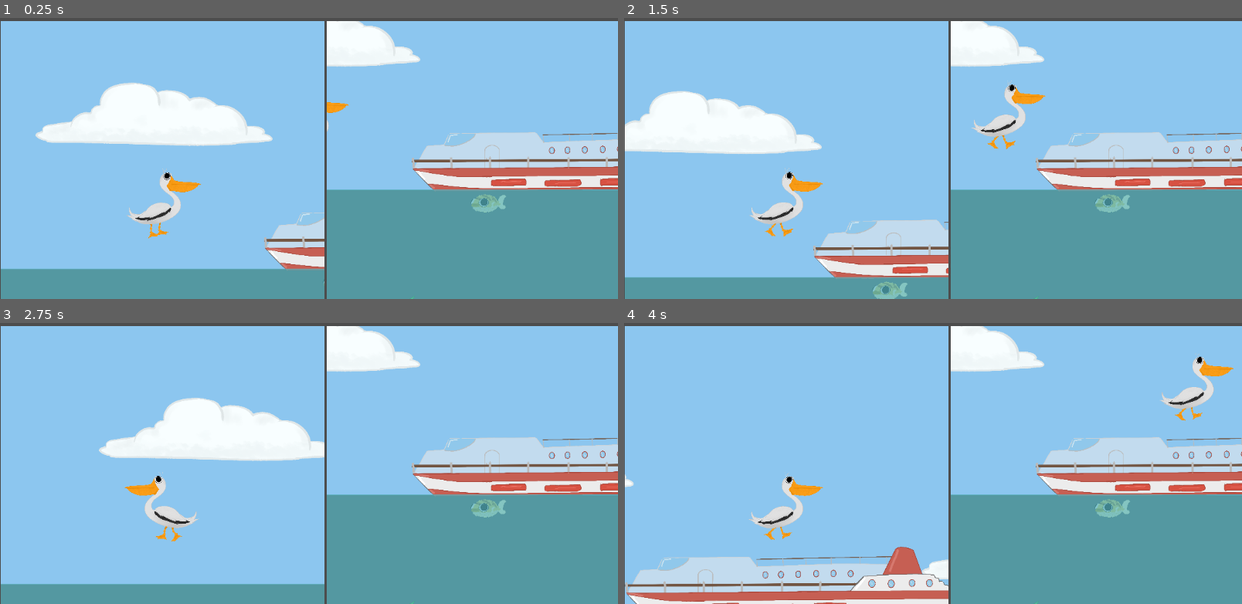
Above: before the commit, frames 1-4 (two rows, left to right).
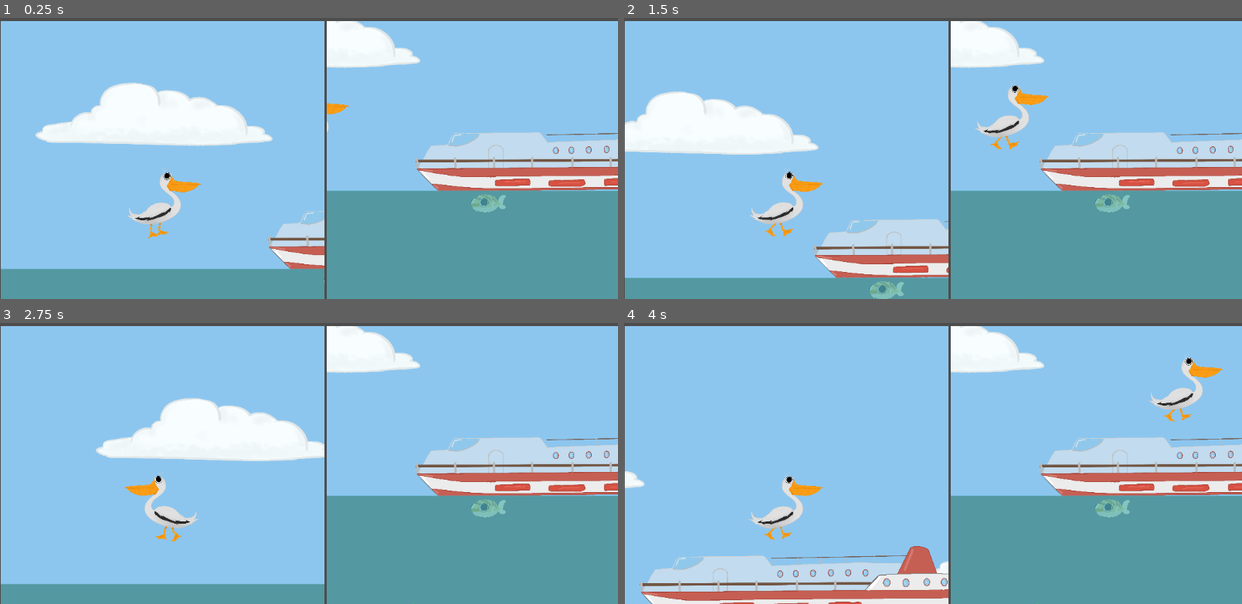
Above: after the commit, the same moments.

Repository: CISC204-S25/final-project-team-6
Game: Godot game, scene res://Game_scene.tscn
Two runs of this game, one before a commit and one after it. Both use one fixed random seed, a clock stepped at 60 frames per second and the inputs below. This scene is started directly instead of the project's main scene.
Inputs:
- Up to frame 1 (0.25 s): no input
- Up to frame 2 (1.5 s): tap Enter at 0.5 s; hold D (BirdRight) from 0.53 s (still down); tap E (BirdPickup) at 0.6 s; tap W (BirdUp) at 0.77 s; tap Space (Space) at 1.35 s
- Up to frame 3 (2.75 s): tap W (BirdUp) at 1.52 s; release D (BirdRight) at 2.03 s; hold A (BirdLeft) from 2.03 s (still down); tap E (BirdPickup) at 2.1 s
- Up to frame 4 (4 s): release A (BirdLeft) at 2.78 s; hold D (BirdRight) from 2.78 s (still down); tap Space (Space) at 2.85 s; tap W (BirdUp) at 3.02, 3.77 s; tap E (BirdPickup) at 3.6 s

The runs differ from the first frame. In frame 1, 1.8% of the frame differs, in the area x 42-100%, y 1-100%; in frame 2, 3.1%; in frame 3, 1.6%; in frame 4, 5.1%, in the area x 0-100%, y 1-100%.

Commit message:
MOving from outside the boat to inside the boat

Diff:
--- a/final-project/Game_scene.tscn
+++ b/final-project/Game_scene.tscn
@@ -1,9 +1,12 @@
-[gd_scene load_steps=5 format=3 uid="uid://dn3tee0m4ll02"]
+[gd_scene load_steps=6 format=3 uid="uid://dn3tee0m4ll02"]
 
 [ext_resource type="Script" path="res://Game.gd" id="1_e68r0"]
 [ext_resource type="PackedScene" uid="uid://cv1x731ovllyw" path="res://pelican/pelican.tscn" id="2_n44ml"]
 [ext_resource type="PackedScene" uid="uid://cb0g3kuyjojvx" path="res://level.tscn" id="3_2shka"]
 [ext_resource type="PackedScene" uid="uid://bab6pnm5d3icy" path="res://pufferfish/pufferfish.tscn" id="3_lelkb"]
+
+[sub_resource type="CircleShape2D" id="CircleShape2D_lifcs"]
+radius = 67.2086
 
 [node name="Game_scene" type="Node2D"]
 script = ExtResource("1_e68r0")
@@ -32,6 +35,11 @@
 collision_layer = 5
 collision_mask = 5
 
+[node name="Area2D" type="Area2D" parent="HBoxContainer/SubViewportContainer/SubViewport1/pelican"]
+
+[node name="CollisionShape2D" type="CollisionShape2D" parent="HBoxContainer/SubViewportContainer/SubViewport1/pelican/Area2D"]
+shape = SubResource("CircleShape2D_lifcs")
+
 [node name="SubViewportContainer2" type="SubViewportContainer" parent="HBoxContainer"]
 layout_mode = 2
 
@@ -50,5 +58,6 @@
 
 [connection signal="notSwimming" from="HBoxContainer/SubViewportContainer/SubViewport1/Level" to="HBoxContainer/SubViewportContainer2/SubViewport2/pufferfish" method="_on_level_not_swimming"]
 [connection signal="swimming" from="HBoxContainer/SubViewportContainer/SubViewport1/Level" to="HBoxContainer/SubViewportContainer2/SubViewport2/pufferfish" method="_on_level_swimming"]
+[connection signal="area_entered" from="HBoxContainer/SubViewportContainer/SubViewport1/pelican/Area2D" to="HBoxContainer/SubViewportContainer/SubViewport1/pelican" method="_on_area_2d_area_entered"]
 
 [editable path="HBoxContainer/SubViewportContainer2/SubViewport2/pufferfish"]
--- /dev/null
+++ b/final-project/boat.gd
@@ -0,0 +1,11 @@
+extends StaticBody2D
+
+
+# Called when the node enters the scene tree for the first time.
+func _ready() -> void:
+	pass # Replace with function body.
+
+
+# Called every frame. 'delta' is the elapsed time since the previous frame.
+func _process(delta: float) -> void:
+	pass
--- a/final-project/level.gd
+++ b/final-project/level.gd
@@ -1,6 +1,10 @@
 extends Node2D
 signal swimming
 signal notSwimming
+
+@export_file("*.tscn") var target_scene: String
+
+
 
 
 # Called when the node enters the scene tree for the first time.
@@ -19,3 +23,9 @@
 
 func _on_swimming_body_exited(body: Node2D) -> void:
 	notSwimming.emit();
+
+
+func _on_boat_area_body_entered(body: Node2D) -> void:
+	if body.name == "pelican" and body.carrying_player:
+		print("Pelican entered the boat! Teleporting..")
+		get_tree().change_scene_to_file(target_scene)
--- a/final-project/level.tscn
+++ b/final-project/level.tscn
@@ -20,6 +20,9 @@
 [sub_resource type="RectangleShape2D" id="RectangleShape2D_202l6"]
 size = Vector2(572, 87)
 
+[sub_resource type="RectangleShape2D" id="RectangleShape2D_wva7c"]
+size = Vector2(3205.55, 438.889)
+
 [sub_resource type="RectangleShape2D" id="RectangleShape2D_prwvn"]
 size = Vector2(5691, 100)
 
@@ -34,6 +37,7 @@
 
 [node name="Level" type="Node2D"]
 script = ExtResource("1_yollh")
+target_scene = "res://bathroom/bathroom.tscn"
 
 [node name="Sky" type="Area2D" parent="."]
 metadata/_edit_group_ = true
@@ -181,7 +185,7 @@
 shape = SubResource("RectangleShape2D_04u62")
 
 [node name="boat" type="StaticBody2D" parent="."]
-position = Vector2(445, 276)
+position = Vector2(452, 274)
 metadata/_edit_group_ = true
 
 [node name="CollisionShape2D" type="CollisionShape2D" parent="boat"]
@@ -193,6 +197,12 @@
 scale = Vector2(0.18, 0.18)
 texture = ExtResource("1_yq5xo")
 
+[node name="boatArea" type="Area2D" parent="boat/Sprite2D"]
+
+[node name="CollisionShape2D" type="CollisionShape2D" parent="boat/Sprite2D/boatArea"]
+position = Vector2(2.77734, 230.556)
+shape = SubResource("RectangleShape2D_wva7c")
+
 [node name="border_top" type="StaticBody2D" parent="."]
 position = Vector2(-19, -332)
 scale = Vector2(0.563441, 0.679401)
@@ -231,3 +241,4 @@
 
 [connection signal="body_entered" from="Ocean/swimming" to="." method="_on_swimming_body_entered"]
 [connection signal="body_exited" from="Ocean/swimming" to="." method="_on_swimming_body_exited"]
+[connection signal="body_entered" from="boat/Sprite2D/boatArea" to="." method="_on_boat_area_body_entered"]
--- a/final-project/pelican/FlyingPlayer.gd
+++ b/final-project/pelican/FlyingPlayer.gd
@@ -82,3 +82,8 @@
 			collider.apply_central_impulse(collision.get_normal() * -1 * push_force)
 		elif collider is StaticBody2D:
 			velocity = Vector2.ZERO
+
+
+func _on_area_2d_area_entered(area: Area2D) -> void:
+	print ("Collided with:",area.name)
+	pass # Replace with function body.
Not shown: 1 places in final-project/level.tscn that only renumber resources
